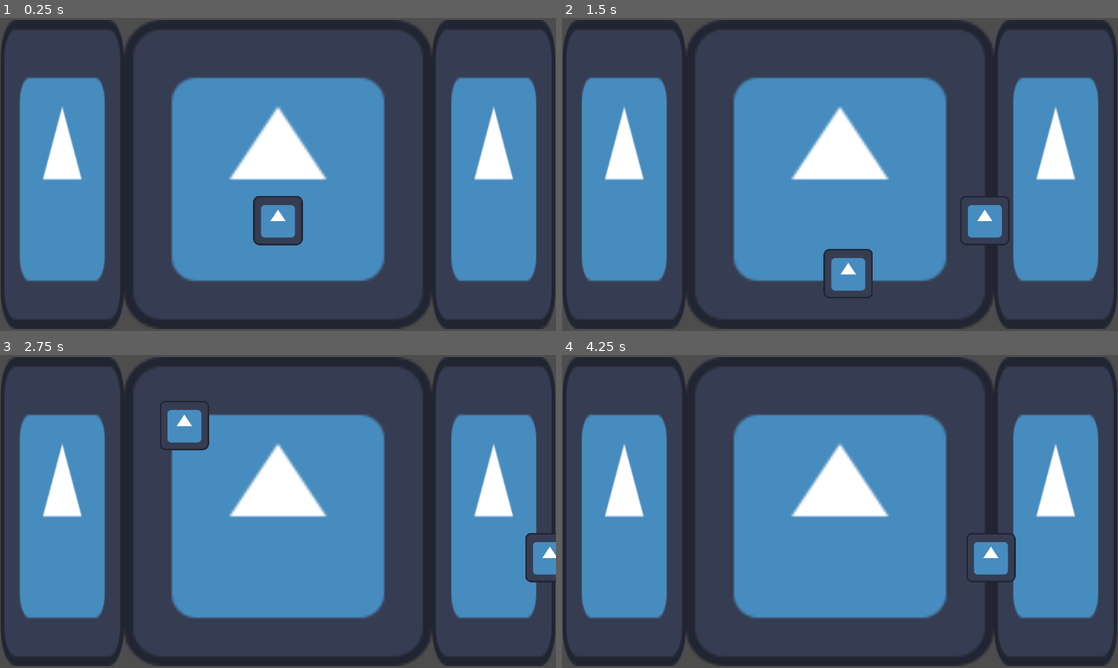
Above: before the commit, frames 1-4 (two rows, left to right).
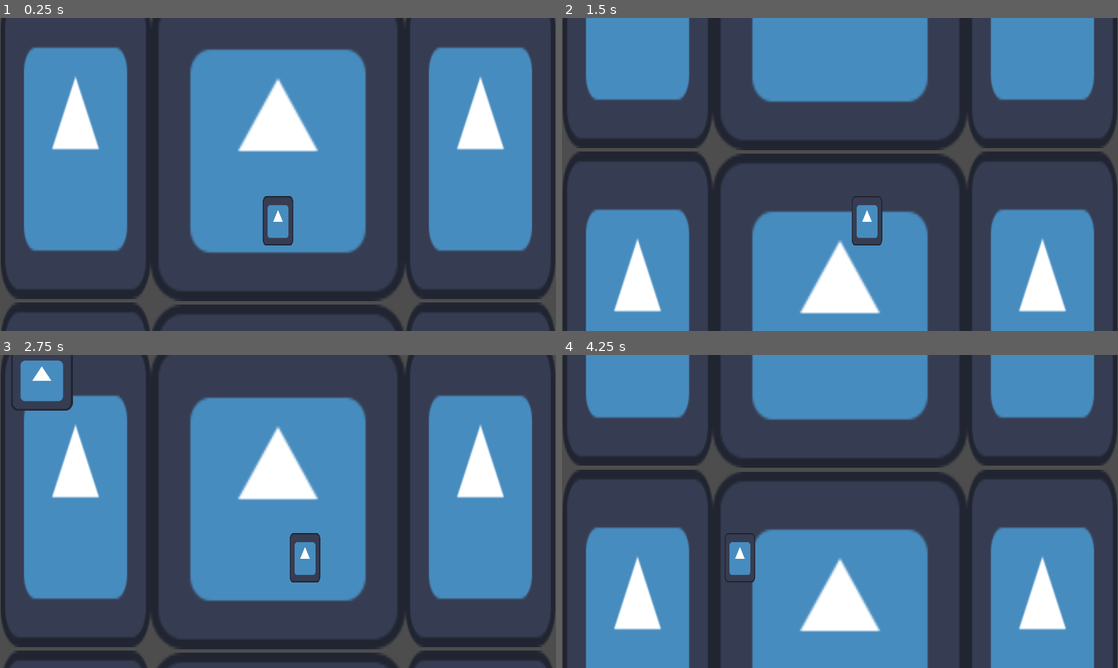
Above: after the commit, the same moments.

Repository: UHSGDC/alfred-the-dipping-bird
Game: Godot game, scene res://scenes/niagara/niagara_minigame.tscn
Two runs of this game, one before a commit and one after it. Both use one fixed random seed, a clock stepped at 60 frames per second and the inputs below. Before the commit the project starts from res://scenes/niagara-falls/niagara-falls-minigame.tscn. The engine's default icon, where the game draws it, is replaced by a stand-in: a white triangle on a blue panel in a dark square.
Inputs:
- Up to frame 1 (0.25 s): no input
- Up to frame 2 (1.5 s): tap Enter (minigame_tester_reinstance) at 0.5, 1.35 s; hold D (right) 0.53-1.28 s; hold Backspace (minigame_tester_end) 0.53-1.28 s; hold S (down) from 1.28 s (still down)
- Up to frame 3 (2.75 s): release S (down) at 2.03 s; hold D (right) from 2.03 s (still down); hold Backspace (minigame_tester_end) from 2.03 s (still down)
- Up to frame 4 (4.25 s): release D (right) at 2.78 s; release Backspace (minigame_tester_end) at 2.78 s; hold W (up) 2.78-3.53 s; tap Enter (minigame_tester_reinstance) at 2.85 s; hold A (left) from 3.53 s (still down); hold Backspace (minigame_tester_end) from 3.53 s (still down)

The runs differ from the first frame. In frame 1, 45% of the frame differs, in the area x 0-100%, y 0-100%; in frame 2, 65%; in frame 3, 38%; in frame 4, 65%.

Commit message:
some changes to niagara falls
- i will describe all my changes in a later commit

Diff:
--- a/project.godot
+++ b/project.godot
@@ -11,7 +11,7 @@
 [application]
 
 config/name="alfred-the-dipping-bird"
-run/main_scene="res://scenes/niagara-falls/niagara-falls-minigame.tscn"
+run/main_scene="res://scenes/niagara/niagara_minigame.tscn"
 config/features=PackedStringArray("4.2", "Forward Plus")
 config/icon="res://icon.svg"
 
--- a/scenes/niagara-falls/niagara-falls-minigame.tscn
+++ /dev/null
@@ -1,27 +0,0 @@
-[gd_scene load_steps=4 format=3 uid="uid://laaln4dpdyqi"]
-
-[ext_resource type="Texture2D" uid="uid://3ttwa7rolvit" path="res://icon.svg" id="1_3wxmk"]
-[ext_resource type="Script" path="res://scripts/niagara-falls/niagara-falls-minigame.gd" id="1_y37ei"]
-[ext_resource type="PackedScene" uid="uid://dv26boqu0ncd0" path="res://scenes/niagara-falls/player.tscn" id="2_gb7i3"]
-
-[node name="Niagara-falls-minigame" type="Node2D"]
-script = ExtResource("1_y37ei")
-
-[node name="Cliff" type="Sprite2D" parent="."]
-position = Vector2(576, 324)
-scale = Vector2(5, 5)
-texture = ExtResource("1_3wxmk")
-
-[node name="Water1" type="Sprite2D" parent="."]
-position = Vector2(129, 324)
-scale = Vector2(2, 5)
-texture = ExtResource("1_3wxmk")
-
-[node name="Water2" type="Sprite2D" parent="."]
-position = Vector2(1023, 324)
-scale = Vector2(2, 5)
-texture = ExtResource("1_3wxmk")
-
-[node name="player" parent="." instance=ExtResource("2_gb7i3")]
-position = Vector2(576, 420)
-scale = Vector2(0.8, 0.8)
--- a/scenes/niagara-falls/obstacle.tscn
+++ /dev/null
@@ -1,17 +0,0 @@
-[gd_scene load_steps=4 format=3 uid="uid://b0b1aswtqpevo"]
-
-[ext_resource type="Texture2D" uid="uid://3ttwa7rolvit" path="res://icon.svg" id="1_6jija"]
-[ext_resource type="Script" path="res://scripts/niagara-falls/obstacle.gd" id="1_rcuqa"]
-
-[sub_resource type="RectangleShape2D" id="RectangleShape2D_i8gr5"]
-
-[node name="Obstacle" type="Area2D"]
-scale = Vector2(0.8, 0.8)
-script = ExtResource("1_rcuqa")
-
-[node name="Sprite2D" type="Sprite2D" parent="."]
-texture = ExtResource("1_6jija")
-
-[node name="CollisionShape2D" type="CollisionShape2D" parent="."]
-scale = Vector2(6, 6)
-shape = SubResource("RectangleShape2D_i8gr5")
--- /dev/null
+++ b/scenes/niagara/fish.tscn
@@ -0,0 +1,14 @@
+[gd_scene load_steps=3 format=3 uid="uid://cruif64ixon4j"]
+
+[ext_resource type="Texture2D" uid="uid://3ttwa7rolvit" path="res://icon.svg" id="1_5ler7"]
+
+[sub_resource type="RectangleShape2D" id="RectangleShape2D_i8gr5"]
+size = Vector2(112, 115.5)
+
+[node name="Fish" type="RigidBody2D" groups=["fish"]]
+
+[node name="Sprite2D" type="Sprite2D" parent="."]
+texture = ExtResource("1_5ler7")
+
+[node name="CollisionShape2D" type="CollisionShape2D" parent="."]
+shape = SubResource("RectangleShape2D_i8gr5")
--- /dev/null
+++ b/scenes/niagara/niagara_minigame.tscn
@@ -0,0 +1,48 @@
+[gd_scene load_steps=6 format=3 uid="uid://laaln4dpdyqi"]
+
+[ext_resource type="Script" path="res://scripts/niagara/niagara_minigame.gd" id="1_6bwwf"]
+[ext_resource type="Texture2D" uid="uid://3ttwa7rolvit" path="res://icon.svg" id="2_lqpmu"]
+[ext_resource type="Script" path="res://scripts/niagara/background.gd" id="3_7ch8u"]
+[ext_resource type="PackedScene" uid="uid://dv26boqu0ncd0" path="res://scenes/niagara/player.tscn" id="3_j8q3t"]
+
+[sub_resource type="RectangleShape2D" id="RectangleShape2D_or3sr"]
+size = Vector2(312, 648)
+
+[node name="NiagaraMinigame" type="Node2D"]
+script = ExtResource("1_6bwwf")
+
+[node name="Player" parent="." instance=ExtResource("3_j8q3t")]
+position = Vector2(576, 420)
+scale = Vector2(0.8, 0.8)
+
+[node name="ParallaxBackground" type="ParallaxBackground" parent="."]
+script = ExtResource("3_7ch8u")
+
+[node name="ParallaxLayer" type="ParallaxLayer" parent="ParallaxBackground"]
+motion_mirroring = Vector2(0, 648)
+
+[node name="Cliff" type="Sprite2D" parent="ParallaxBackground/ParallaxLayer"]
+position = Vector2(576, 328)
+scale = Vector2(4.125, 5)
+texture = ExtResource("2_lqpmu")
+
+[node name="Water1" type="Sprite2D" parent="ParallaxBackground/ParallaxLayer"]
+position = Vector2(156.5, 324)
+scale = Vector2(2.42969, 5)
+texture = ExtResource("2_lqpmu")
+
+[node name="Water2" type="Sprite2D" parent="ParallaxBackground/ParallaxLayer"]
+position = Vector2(995.5, 324)
+scale = Vector2(2.42969, 5)
+texture = ExtResource("2_lqpmu")
+
+[node name="Waterfall" type="Area2D" parent="." groups=["waterfall"]]
+position = Vector2(576, 324)
+
+[node name="CollisionShape2D" type="CollisionShape2D" parent="Waterfall"]
+position = Vector2(-420, 0)
+shape = SubResource("RectangleShape2D_or3sr")
+
+[node name="CollisionShape2D2" type="CollisionShape2D" parent="Waterfall"]
+position = Vector2(420, 0)
+shape = SubResource("RectangleShape2D_or3sr")
--- /dev/null
+++ b/scenes/niagara/obstacle.tscn
@@ -0,0 +1,14 @@
+[gd_scene load_steps=3 format=3 uid="uid://b0b1aswtqpevo"]
+
+[ext_resource type="Texture2D" uid="uid://3ttwa7rolvit" path="res://icon.svg" id="2_goieh"]
+
+[sub_resource type="RectangleShape2D" id="RectangleShape2D_i8gr5"]
+size = Vector2(112, 115.5)
+
+[node name="Obstacle" type="RigidBody2D" groups=["obstacle"]]
+
+[node name="Sprite2D" type="Sprite2D" parent="."]
+texture = ExtResource("2_goieh")
+
+[node name="CollisionShape2D" type="CollisionShape2D" parent="."]
+shape = SubResource("RectangleShape2D_i8gr5")
--- a/scenes/niagara-falls/player.tscn
+++ b/scenes/niagara/player.tscn
@@ -1,17 +1,19 @@
 [gd_scene load_steps=4 format=3 uid="uid://dv26boqu0ncd0"]
 
 [ext_resource type="Texture2D" uid="uid://3ttwa7rolvit" path="res://icon.svg" id="1_46q3x"]
-[ext_resource type="Script" path="res://scripts/niagara-falls/player.gd" id="1_uitqq"]
+[ext_resource type="Script" path="res://scripts/niagara/player.gd" id="1_uitqq"]
 
-[sub_resource type="CapsuleShape2D" id="CapsuleShape2D_a2fsw"]
+[sub_resource type="RectangleShape2D" id="RectangleShape2D_vs87n"]
+size = Vector2(13.1255, 21.329)
 
-[node name="player" type="Area2D"]
+[node name="Player" type="Area2D"]
 script = ExtResource("1_uitqq")
 
 [node name="Sprite2D" type="Sprite2D" parent="."]
-position = Vector2(0, -1)
+scale = Vector2(0.617188, 1.00781)
 texture = ExtResource("1_46q3x")
 
 [node name="CollisionShape2D" type="CollisionShape2D" parent="."]
+position = Vector2(-7.15256e-07, -2.92063e-06)
 scale = Vector2(6.095, 6.095)
-shape = SubResource("CapsuleShape2D_a2fsw")
+shape = SubResource("RectangleShape2D_vs87n")
--- a/scripts/niagara-falls/obstacle.gd
+++ /dev/null
@@ -1,32 +0,0 @@
-extends Area2D
-
-signal player_killed
-
-const MAX_SPEED: float = 500
-const ACCELERATION: float = MAX_SPEED * 10
-const AUTOSCROLL_SPEED: float = 600
-const MIN_SCALE: float = 0.3
-
-const top_left_bound: Vector2 = Vector2(0, 0)
-const bot_right_bound: Vector2 = Vector2(1152, 648)
-
-var velocity: Vector2 = Vector2(0, 0)
-
-func _physics_process(delta: float) -> void:
-	move(delta)
-
-func move(delta: float) -> void:
-	velocity.y += ACCELERATION * delta
-
-	velocity.y = clampf(velocity.y, -MAX_SPEED, MAX_SPEED)
-	#velocity = velocity.move_toward(velocity.normalized() * MAX_SPEED, sand_acceleration * 2 * delta)
-
-	position.y += velocity.y * delta
-
-	if position.y > bot_right_bound.y:
-		queue_free()
-
-
-# Obstacle
-func _on_body_entered(body: Node2D) -> void:
-	print("test")
--- /dev/null
+++ b/scripts/niagara/background.gd
@@ -0,0 +1,7 @@
+extends ParallaxBackground
+
+@export var scroll_speed: float = 250
+
+
+func _physics_process(delta: float) -> void:
+	scroll_offset.y -= scroll_speed * delta
--- a/scripts/niagara-falls/niagara-falls-minigame.gd
+++ b/scripts/niagara/niagara_minigame.gd
@@ -16,7 +16,7 @@
 		spawn_delay -= spawn_delay_reduction
 
 func _spawn_obstacle() -> void:
-	var obstacle = preload("res://scenes/niagara-falls/obstacle.tscn").instantiate()
+	var obstacle = preload("res://scenes/niagara/obstacle.tscn").instantiate()
 	var rand_x = randf_range(top_left_bound.x, bot_right_bound.x)
 	obstacle.global_position = Vector2(rand_x, -200)
 	add_child(obstacle)
--- a/scripts/niagara-falls/player.gd
+++ b/scripts/niagara/player.gd
@@ -8,19 +8,15 @@
 const AUTOSCROLL_SPEED: float = 600
 const MIN_SCALE: float = 0.3
 
-const top_left_bound: Vector2 = Vector2(0, 0)
-const bot_right_bound: Vector2 = Vector2(1152, 648)
+const left_bound: float = 16
+const right_bound: float = 632
 
 var velocity: Vector2 = Vector2(0, 0)
-var dead: bool
 
 func _physics_process(delta: float) -> void:
 	move(delta)
 
 func move(delta: float) -> void:
-	if dead:
-		return
-
 	var input := Input.get_vector("left", "right", "up", "down")
 
 	if input.x:
@@ -32,11 +28,9 @@
 			velocity.x += -signf(velocity.x) * ACCELERATION * delta
 
 	velocity.x = clampf(velocity.x, -MAX_SPEED, MAX_SPEED)
-	#velocity = velocity.move_toward(velocity.normalized() * MAX_SPEED, sand_acceleration * 2 * delta)
 
 	position.x += velocity.x * delta
-	position.x = clampf(position.x, top_left_bound.x, bot_right_bound.x)
-	# position.y = clampf(position.y, top_left_bound.global_position.y, bot_right_bound.global_position.y)
+	position.x = clampf(position.x, left_bound, right_bound)
 
 # Obstacle
 func _on_area_entered(body: Node2D) -> void:
